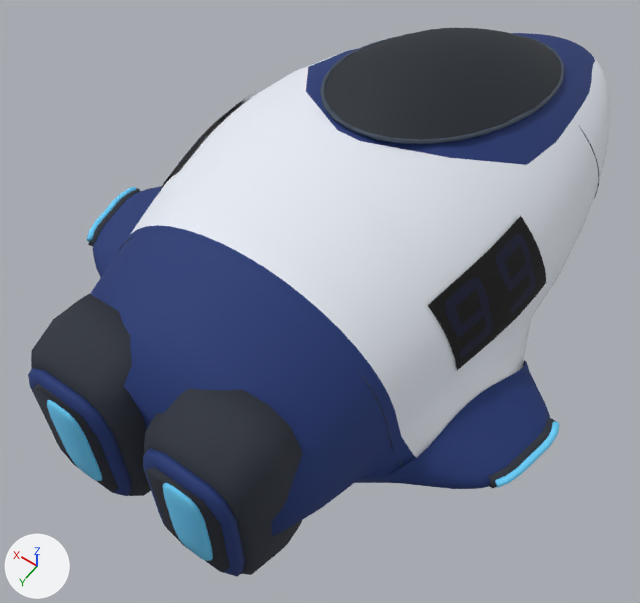
Two versions of the OBJ model F0V2/asset/model/f0_coffine/f0_coffine.obj, one commit apart.
Rendered twice from a camera (50 mm lens) standing at (-1.45, 2.81, 2.98) and looking at (0.08, 0.67, -0.39). Arrows for +X, +Y and +Z are at lower left; the lights stay in place. The older version comes first. Where no turn or scale is listed for an object, it has been applied to the vertices.

Before the edit, the objects in view are built like this:
```python
ob_body_painted = bpy.data.objects.new('Body_Painted', me_body_painted)
ob_body_painted.location = (0.0, 0.0, 0.0)
ob_glass_canopy = bpy.data.objects.new('Glass_Canopy', me_glass_canopy)
ob_glass_canopy.location = (0.0, 0.0, 0.0)
ob_light_lenses = bpy.data.objects.new('Light_Lenses', me_light_lenses)
ob_light_lenses.location = (0.0, 0.0, 0.0)
ob_mechanical_details = bpy.data.objects.new('Mechanical_Details', me_mechanical_details)
ob_mechanical_details.location = (0.0, 0.0, 0.0)
ob_number_decal_l = bpy.data.objects.new('Number_Decal_L', me_number_decal_l)
ob_number_decal_l.location = (0.0, 0.0, 0.0)
ob_number_decal_r = bpy.data.objects.new('Number_Decal_R', me_number_decal_r)
ob_number_decal_r.location = (0.0, 0.0, 0.0)
```
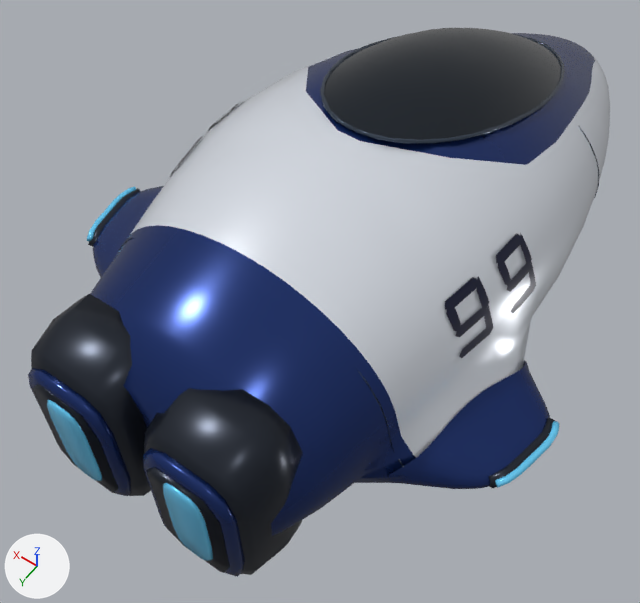
The newer file is also rescaled (x1.453), turned or shifted as a whole; pictures and numbers use the older file's frame.

What changed in the scene script:
```text
Change mat_paint_primary_white:
    mat_paint_primary_white.roughness: 0.827 -> 0.25
    mat_paint_primary_white.metallic: 0.0 -> 0.35
Change mat_paint_secondary_navy:
    mat_paint_secondary_navy.roughness: 0.802 -> 0.22
    mat_paint_secondary_navy.metallic: 0.0 -> 0.6
Change mat_mechanical_graphite:
    mat_mechanical_graphite.roughness: 0.858 -> 0.3
    mat_mechanical_graphite.metallic: 0.0 -> 0.65
Change mat_canopy_smoked:
    mat_canopy_smoked.roughness: 0.684 -> 0.14
    mat_canopy_smoked.metallic: 0.0 -> 0.48
Change mat_light_lens_noemission:
    mat_light_lens_noemission.roughness: 0.781 -> 0.2
Change mat_racenumber_replacetexture:
    where n0 = _N.new('ShaderNodeBsdfPrincipled'); n0.name = 'Principled BSDF'
    add n0.inputs[1].default_value = 0.15  # 'Metallic'
    n0.inputs[2].default_value: 0.868 -> 0.32  # 'Roughness'
    add n3 = _N.new('ShaderNodeTexImage'); n3.name = 'Image Texture.001'
    add n3.image = img_f0_coffine_number_png
    add _L.new(n3.outputs[1], n0.inputs[4])  # 'Alpha' to 'Alpha'
```

Pixel boxes [x1, y1, x2, y2] of what changed, in the pictures (640 x 603 px):
'Body_Painted', surface changed
    both: [90, 33, 610, 536]
'Mechanical_Details', surface changed
    both: [28, 125, 599, 577]
'Number_Decal_L', surface changed (lighter)
    both: [445, 233, 536, 358]
'Light_Lenses', surface changed
    both: [47, 186, 560, 561]
'Number_Decal_R', surface changed
    both: [170, 102, 240, 177]
